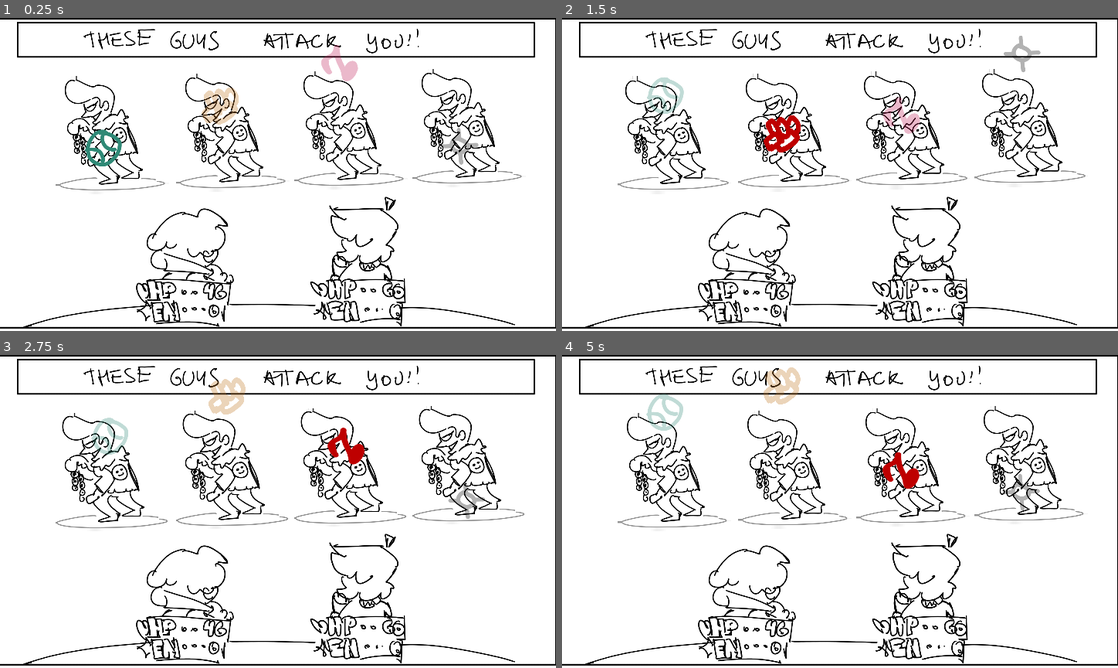
Above: before the commit, frames 1-4 (two rows, left to right).
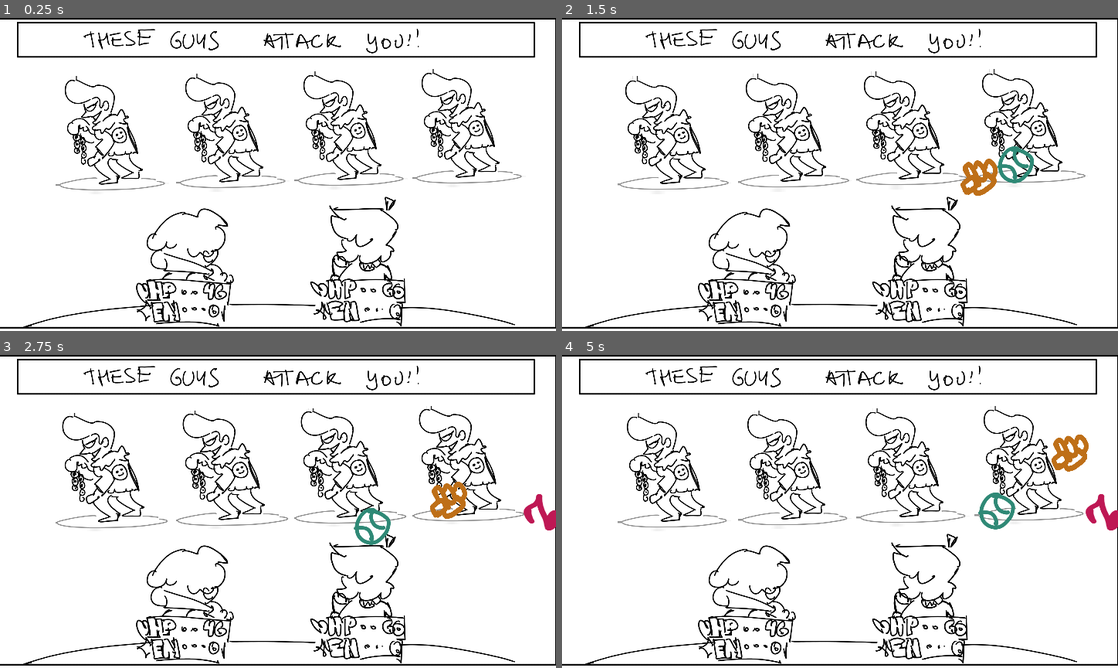
Above: after the commit, the same moments.

Repository: mrpedrobraga/dreamtone_prototypes
Game: Godot game, scene res://BattleScene.tscn
Same seed, same stepped clock (60 frames per second), same inputs: the game is played once before the commit and once after it.
Inputs:
- Up to frame 1 (0.25 s): no input
- Up to frame 2 (1.5 s): tap Enter (ui_accept) at 0.5, 0.77, 1.07 s; hold Right (ui_right) 0.53-1.28 s; tap X (B, bound only after the commit) at 0.6 s; tap Z (B, bound only before the commit) at 0.8, 1.35 s; hold Down (ui_down) from 1.28 s (still down)
- Up to frame 3 (2.75 s): tap Enter (ui_accept) at 1.52, 1.55, 1.82, 2.1 s; release Down (ui_down) at 2.03 s; hold Right (ui_right) from 2.03 s (still down); tap X (B, bound only after the commit) at 2.3 s
- Up to frame 4 (5 s): release Right (ui_right) at 2.78 s; hold Up (ui_up) 2.78-3.53 s; tap X (B, bound only after the commit) at 2.85, 4.35 s; tap Enter (ui_accept) at 3.02, 3.32, 3.77, 3.8, 4.07, 4.52, 4.82 s; tap Z (B, bound only before the commit) at 3.05, 3.6 s; hold Left (ui_left) from 3.53 s (still down)

The runs differ from the first frame. In frame 1, 1.3% of the frame differs, in the area x 15-87%, y 8-48%; in frame 2, 2.2%; in frame 3, 2.4%; in frame 4, 2.5%, in the area x 15-100%, y 3-57%.

Commit message:
feat: Cool build.

Diff:
--- a/Attack.gd
+++ b/Attack.gd
@@ -33,11 +33,9 @@
 # Otherwise, it *may* miss.
 var hitting_window = false
 
-func _ready() -> void:
-	_begin()
-
 # Resets the attack
-func _begin():
+func start():
+	active = true
 	time_since_beginning = 0
 	timer = timer_max
 
@@ -45,11 +43,13 @@
 		indicator_position.x = (randf() - 0.5) * rect_size.x
 		indicator_position.y = (randf() - 0.5) * rect_size.y
 
+func stop():
+	active = false
+
 func _process(delta):
-	time_since_beginning += delta
-
 	if active:
 		timer -= delta
+		time_since_beginning += delta
 
 		# You'll hit your attack if you do so when the indicator is inside the hitbox.
 		_process_hitbox_check()
@@ -58,20 +58,24 @@
 			# Auto attack when the shrinking circle reaches its target size.
 			if timer < 0 or Input.is_action_just_pressed(action):
 				_attack()
-				_begin()
+				start()
 		# Otherwise, wait for input to attack.
 		elif Input.is_action_just_pressed(action):
-			_attack()
+			var result = _attack()
+			if result:
+				stop()
 
 	#--- LINEAR ---#
 	match attack_mode:
 		AttackType.HORIZONTAL_SLIDER:
-			var speed = 3
+			var speed = 2
 			indicator_position = Vector2(
-				24 * cos(time_since_beginning * speed + time_offset * TAU),
-				2 * sin(time_since_beginning * speed * 0.6)
-			).rotated(angle_offset * TAU)
+				128.0 * (1.0 - time_since_beginning),
+				2 * sin(time_since_beginning * 8)
+			)
 			indicator_position += rect_size / 2
+			indicator_position = indicator_position.rotated(time_since_beginning)
+
 		AttackType.SHRINKING_CIRCLE:
 			var vector = Input.get_vector('ui_left', 'ui_right', 'ui_up', 'ui_down')
 			indicator_position += vector
@@ -97,14 +101,11 @@
 	)
 
 func _draw_indicator(where: Vector2):
+	if not active:
+		return
+
 	var _indicator_size = Vector2(16, 16)
 	var _indicator_color = Color.white
-
-	if active:
-		if hitting_window:
-			_indicator_color = Color.red
-	else:
-		_indicator_color.a = 0.3
 
 	draw_texture_rect(indicator_texture,  Rect2(where - _indicator_size / 2, _indicator_size), false, _indicator_color)
 
--- a/BattleScene.gd
+++ b/BattleScene.gd
@@ -1,19 +1,23 @@
 extends Control
 
-var attack_no = 0
+var attack_no = -1
 var attacknodes = ["AttackNathan", "AttackNeil", "AttackJenny", "AttackDarell"]
+
+func _process(delta: float) -> void:
+	if Input.is_action_just_pressed('ui_accept'):
+		_spawn_all()
+
+func _spawn_all():
+	for attack_node_name in attacknodes:
+		var attack_node = get_node("Attacks/"+attack_node_name)
+		yield(get_tree().create_timer(0.2), "timeout")
+		attack_node.start()
 
 func _on_Attack_hit() -> void:
 	$BAM.show()
 	_freeze_frame()
 	$Camera2D.shake()
 	$Hit.play()
-	_next()
-
-func _next():
-	get_node("Attacks/"+attacknodes[attack_no]).active = false
-	attack_no = (attack_no + 1) % attacknodes.size()
-	get_node("Attacks/"+attacknodes[attack_no]).active = true
 
 func _freeze_frame():
 	get_tree().paused = true
@@ -22,4 +26,4 @@
 	get_tree().paused = false
 
 func _on_Attack_miss() -> void:
-	_next()
+	pass
--- a/BattleScene.tscn
+++ b/BattleScene.tscn
@@ -31,7 +31,7 @@
 [sub_resource type="ShaderMaterial" id=2]
 shader = SubResource( 1 )
 
-[node name="Node2D" type="Control"]
+[node name="Battle" type="Control"]
 pause_mode = 2
 anchor_right = 1.0
 anchor_bottom = 1.0
@@ -172,14 +172,13 @@
 
 [node name="AttackNathan" type="Control" parent="Attacks"]
 pause_mode = 1
-margin_left = 27.0
-margin_top = 27.0
-margin_right = 64.0
-margin_bottom = 50.0
+margin_left = 80.0
+margin_top = 26.0
+margin_right = 117.0
+margin_bottom = 49.0
 script = ExtResource( 3 )
 indicator_texture = ExtResource( 10 )
-active = true
-angle_offset = 0.25
+action = "A"
 
 [node name="AttackNeil" type="Control" parent="Attacks"]
 pause_mode = 1
@@ -190,8 +189,6 @@
 script = ExtResource( 3 )
 indicator_texture = ExtResource( 11 )
 action = "A"
-time_offset = 0.125
-angle_offset = 0.25
 
 [node name="AttackJenny" type="Control" parent="Attacks"]
 pause_mode = 1
@@ -201,21 +198,17 @@
 margin_bottom = 48.0
 script = ExtResource( 3 )
 indicator_texture = ExtResource( 12 )
-action = "X"
-time_offset = 0.5
-angle_offset = 0.25
+action = "A"
 
 [node name="AttackDarell" type="Control" parent="Attacks"]
 pause_mode = 1
-margin_left = 181.0
+margin_left = 126.0
 margin_top = 24.0
-margin_right = 218.0
+margin_right = 163.0
 margin_bottom = 54.0
 script = ExtResource( 3 )
 indicator_texture = ExtResource( 13 )
-action = "Y"
-time_offset = 0.75
-angle_offset = 0.25
+action = "A"
 
 [connection signal="hit" from="Attacks/AttackNathan" to="." method="_on_Attack_hit"]
 [connection signal="miss" from="Attacks/AttackNathan" to="." method="_on_Attack_miss"]
--- a/project.godot
+++ b/project.godot
@@ -27,13 +27,13 @@
 
 B={
 "deadzone": 0.5,
-"events": [ Object(InputEventKey,"resource_local_to_scene":false,"resource_name":"","device":0,"alt":false,"shift":false,"control":false,"meta":false,"command":false,"pressed":false,"scancode":0,"physical_scancode":90,"unicode":0,"echo":false,"script":null)
+"events": [ Object(InputEventKey,"resource_local_to_scene":false,"resource_name":"","device":0,"alt":false,"shift":false,"control":false,"meta":false,"command":false,"pressed":false,"scancode":0,"physical_scancode":88,"unicode":0,"echo":false,"script":null)
 , Object(InputEventJoypadButton,"resource_local_to_scene":false,"resource_name":"","device":0,"button_index":0,"pressure":0.0,"pressed":false,"script":null)
  ]
 }
 A={
 "deadzone": 0.5,
-"events": [ Object(InputEventKey,"resource_local_to_scene":false,"resource_name":"","device":0,"alt":false,"shift":false,"control":false,"meta":false,"command":false,"pressed":false,"scancode":88,"physical_scancode":0,"unicode":0,"echo":false,"script":null)
+"events": [ Object(InputEventKey,"resource_local_to_scene":false,"resource_name":"","device":0,"alt":false,"shift":false,"control":false,"meta":false,"command":false,"pressed":false,"scancode":90,"physical_scancode":0,"unicode":0,"echo":false,"script":null)
 , Object(InputEventJoypadButton,"resource_local_to_scene":false,"resource_name":"","device":0,"button_index":1,"pressure":0.0,"pressed":false,"script":null)
  ]
 }
